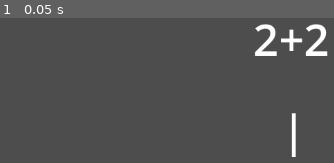
Above: before the commit, frame 1.
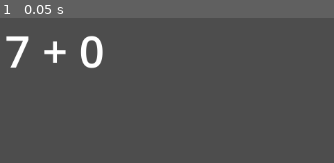
Above: after the commit, the same moment.

Repository: mark-chimes/mathcraft
Game: Godot game, scene res://game.tscn
Two runs of this game, one before a commit and one after it. Both use one fixed random seed, a clock stepped at 60 frames per second and the inputs below.
Inputs:
- Up to frame 1 (0.05 s): no input

The runs differ from the first frame. In frame 1, 4.0% of the frame differs, in the area x 1-99%, y 4-96%.

Commit message:
Correct and wrong answers

Diff:
--- /dev/null
+++ b/assets/checkmark.svg
@@ -0,0 +1 @@
+<svg xmlns="http://www.w3.org/2000/svg" viewBox="0 0 512 512" style="height: 512px; width: 512px;"><path d="M0 0h512v512H0z" fill="#000000" fill-opacity="1"></path><g class="" transform="translate(0,0)" style=""><path d="M17.47 250.9C88.82 328.1 158 397.6 224.5 485.5c72.3-143.8 146.3-288.1 268.4-444.37L460 26.06C356.9 135.4 276.8 238.9 207.2 361.9c-48.4-43.6-126.62-105.3-174.38-137z" fill="#7ed321" fill-opacity="1"></path></g></svg>
--- /dev/null
+++ b/failure_sprite.tscn
@@ -0,0 +1,8 @@
+[gd_scene format=3 uid="uid://fjle5dsowx4x"]
+
+[ext_resource type="Texture2D" uid="uid://xkgip45pfnof" path="res://assets/nailed-foot-red.png" id="1_n5jna"]
+[ext_resource type="Script" uid="uid://tg6pimsrmww4" path="res://succfail_sprite.gd" id="2_bnaqn"]
+
+[node name="FailSprite" type="Sprite2D" unique_id=1151683905]
+texture = ExtResource("1_n5jna")
+script = ExtResource("2_bnaqn")
--- a/game.tscn
+++ b/game.tscn
@@ -1,11 +1,12 @@
 [gd_scene format=3 uid="uid://elst0xn32iil"]
 
 [ext_resource type="Script" uid="uid://b3ucxibfne3j7" path="res://qna.gd" id="1_80nbo"]
+[ext_resource type="Script" uid="uid://c305g5sd2wivo" path="res://result_display.gd" id="2_feb5d"]
 
 [node name="Game" type="Node2D" unique_id=1675520924]
 
 [node name="Qna" type="Node2D" parent="." unique_id=2025614425]
-position = Vector2(489, 165)
+position = Vector2(131, 182)
 script = ExtResource("1_80nbo")
 
 [node name="Question" type="Node2D" parent="Qna" unique_id=297014051]
@@ -16,19 +17,11 @@
 offset_bottom = 89.0
 theme_override_font_sizes/font_size = 64
 text = "2+2"
-horizontal_alignment = 1
-vertical_alignment = 1
 metadata/_edit_use_anchors_ = true
 
-[node name="AnswerBox" type="Node2D" parent="Qna" unique_id=1418165150]
-position = Vector2(-1, 144)
+[node name="ResultDisplay" type="Node2D" parent="." unique_id=1282888775]
+position = Vector2(915, 342)
+script = ExtResource("2_feb5d")
 
-[node name="Label" type="Label" parent="Qna/AnswerBox" unique_id=1494225043]
-offset_left = 40.0
-offset_top = -12.0
-offset_right = 80.0
-offset_bottom = 76.0
-theme_override_font_sizes/font_size = 64
-text = "4"
-horizontal_alignment = 1
-vertical_alignment = 1
+[connection signal="failure" from="Qna" to="ResultDisplay" method="display_failure"]
+[connection signal="success" from="Qna" to="ResultDisplay" method="display_success"]
--- /dev/null
+++ b/old_quans.gd
@@ -0,0 +1,19 @@
+extends Node2D
+
+var alpha_amount = 1.0
+
+func _process(delta):
+	alpha_amount = max(alpha_amount - delta*0.5, 0.0)
+	position.y += delta*10
+	modulate.a = alpha_amount
+
+	if alpha_amount == 0.0:
+		queue_free()
+
+func set_qa(is_correct, question_string, answer_string):
+	$OldQuest.text = question_string + " = " + answer_string
+	modulate.b = 0.0
+	if is_correct:
+		modulate.r = 0.0
+	else:
+		modulate.g = 0.0
--- /dev/null
+++ b/old_quans.tscn
@@ -0,0 +1,17 @@
+[gd_scene format=3 uid="uid://jdr2tlssjbct"]
+
+[ext_resource type="Script" uid="uid://bvvtuw8rm4pjh" path="res://old_quans.gd" id="1_2s8ys"]
+
+[node name="OldQuans" type="Node2D" unique_id=313268015]
+script = ExtResource("1_2s8ys")
+
+[node name="OldQuest" type="Label" parent="." unique_id=1867169520]
+offset_left = -7.0
+offset_top = -1.0
+offset_right = 103.0
+offset_bottom = 87.0
+theme_override_font_sizes/font_size = 64
+text = "2+2"
+horizontal_alignment = 1
+vertical_alignment = 1
+metadata/_edit_use_anchors_ = true
--- a/qna.gd
+++ b/qna.gd
@@ -1,10 +1,19 @@
 extends Node2D
+signal success
+signal failure
+
+var correct_answer = -1
+var question_text = ""
+var answer_text = ""
+
+@onready var OldQuans = preload("res://old_quans.tscn")
 
 func _init() -> void:
 	pass
 
 func _ready():
-	$AnswerBox/Label.text = "|"
+	generate_question()
+	# $AnswerBox/Label.text = ""
 
 func _process(delta) -> void:
 	# only goes up to 9
@@ -14,4 +23,32 @@
 
 func press_num(num):
 	print("Pressed number: " + str(num))
-	$AnswerBox/Label.text = str(num)
+
+	answer_text = str(num)
+
+	if num == correct_answer:
+		success.emit()
+		show_old_quans(true)
+
+		generate_question()
+	else:
+		show_old_quans(false)
+
+		failure.emit()
+
+
+func show_old_quans(is_correct):
+	var old_quans = OldQuans.instantiate()
+	old_quans.position.x = 6
+	old_quans.position.y = 80
+
+	old_quans.set_qa(is_correct, question_text, answer_text)
+	add_child(old_quans)
+
+func generate_question():
+	var firstnum = randi_range(0,9)
+	var secondnum = randi_range(0, 9-firstnum)
+
+	question_text = str(firstnum) + " + " + str(secondnum)
+	$Question/Label.text = question_text
+	correct_answer = firstnum + secondnum
--- /dev/null
+++ b/result_display.gd
@@ -0,0 +1,15 @@
+extends Node2D
+
+@onready var SuccessSprite = preload("res://success_sprite.tscn")
+@onready var FailureSprite = preload("res://failure_sprite.tscn")
+
+func _ready():
+	pass
+
+func display_success():
+	var success_sprite = SuccessSprite.instantiate()
+	add_child(success_sprite)
+
+func display_failure():
+	var failure_sprite = FailureSprite.instantiate()
+	add_child(failure_sprite)
--- /dev/null
+++ b/success_sprite.tscn
@@ -0,0 +1,8 @@
+[gd_scene format=3 uid="uid://4ptjxljd5nt1"]
+
+[ext_resource type="Texture2D" uid="uid://b3vf5abvsm7qh" path="res://assets/hammer-drop-green.png" id="1_eeuee"]
+[ext_resource type="Script" uid="uid://tg6pimsrmww4" path="res://succfail_sprite.gd" id="2_bnaqn"]
+
+[node name="SuccessSprite" type="Sprite2D" unique_id=1151683905]
+texture = ExtResource("1_eeuee")
+script = ExtResource("2_bnaqn")
--- /dev/null
+++ b/succfail_sprite.gd
@@ -0,0 +1,10 @@
+extends Sprite2D
+
+var alpha_amount = 1.0
+
+func _process(delta):
+	alpha_amount = max(alpha_amount - delta, 0.0)
+	modulate.a = alpha_amount
+
+	if alpha_amount == 0.0:
+		queue_free()
Binary file added: assets/check-mark.png
Not shown, added: assets/check-mark.png.import
Not shown, added: assets/checkmark.svg.import
Binary file added: assets/crossed-bones.png
Not shown, added: assets/crossed-bones.png.import
Binary file added: assets/hammer-drop-green.png
Not shown, added: assets/hammer-drop-green.png.import
Binary file added: assets/hammer-drop.png
Not shown, added: assets/hammer-drop.png.import
Binary file added: assets/hammer-nails-green.png
Not shown, added: assets/hammer-nails-green.png.import
Binary file added: assets/hammer-nails-red.png
(and 12 more such lines)
